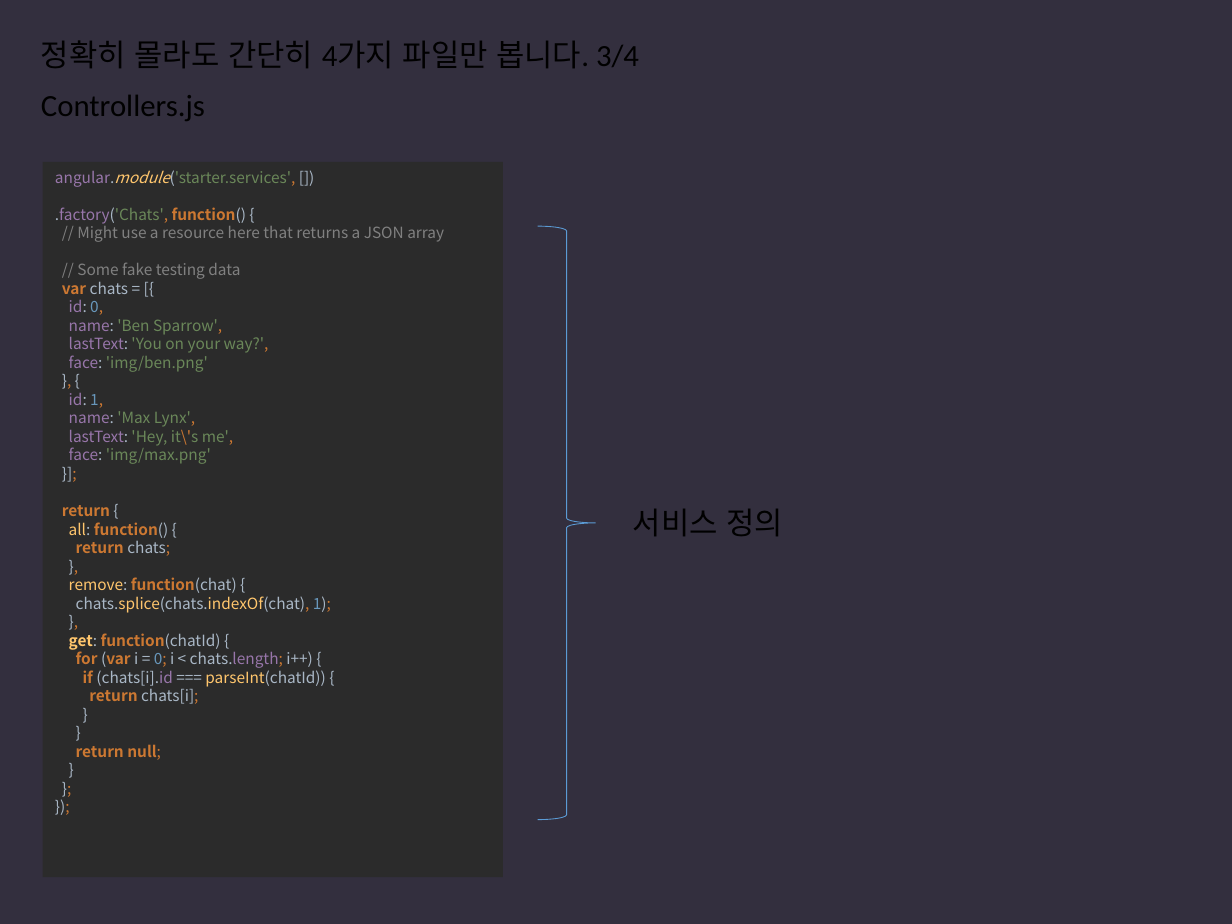
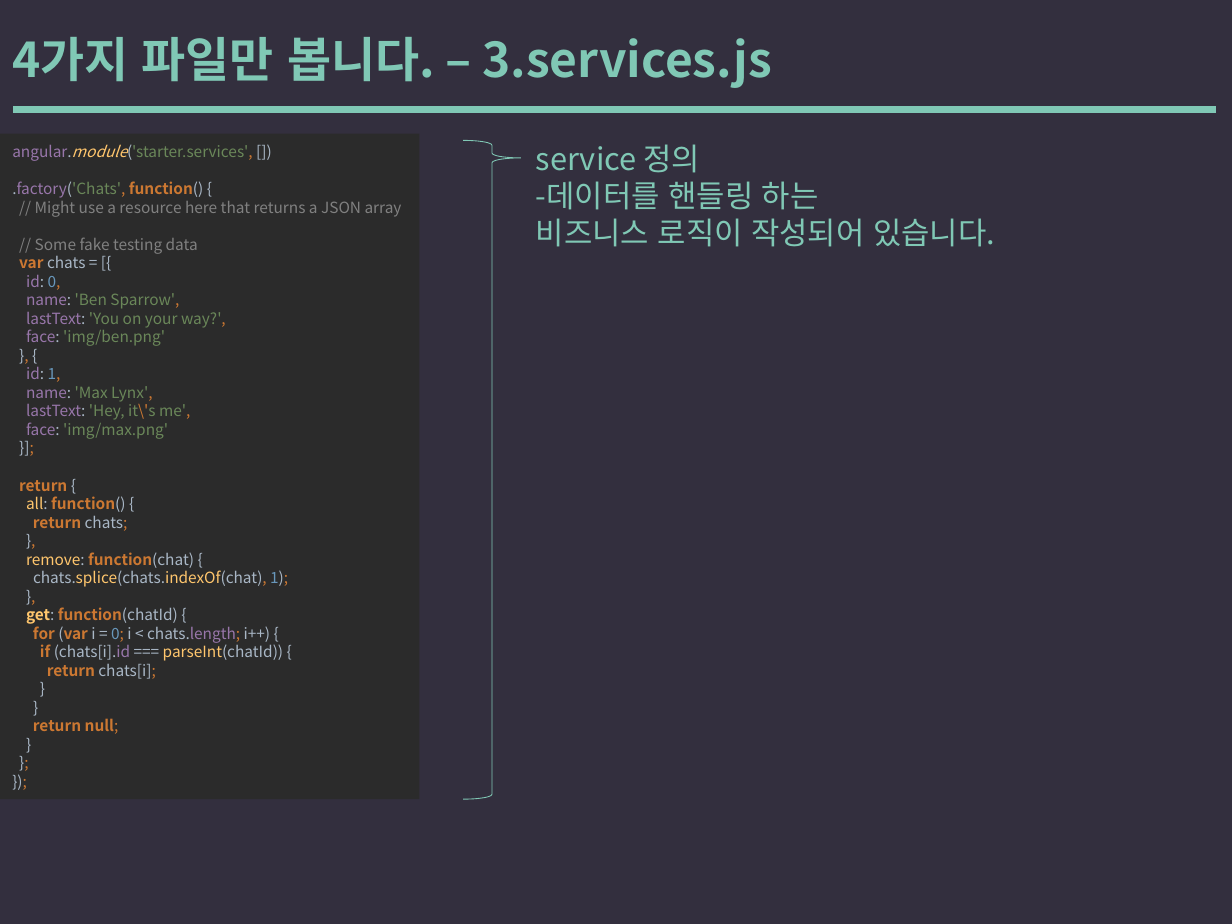
Before and after one commit to yysstory/mozzi, a slide deck: slide 24 of DOCS/1.pptx. Drawn at 1232x924 pixels with LibreOffice and Linux fonts; fonts in the diff are those of the drawing. Boxes give left, top, right and bottom in pixels: in the first picture for what was removed or moved away, otherwise in the second. Text is boxed around its words. In the diff, an @@ line names an element or a change of style, - is before the commit and + after.

```diff
--- a/DOCS/1.pptx
+++ b/DOCS/1.pptx
@@ text at <box>12,37,773,88</box>: text changed; size 18 to 28 pt; font Calibri to Noto Sans CJK KR; text colour #000000 to #80C8B5; bold on @@
-정확히 몰라도 간단히 4가지 파일만 봅니다. 3/4
+4가지 파일만 봅니다. – 3.services.js
@@ line added from (16, 110) to (1212, 110), #80C8B5 4 pt @@
@@ text removed at <box>41,95,205,121</box> @@
-Controllers.js
@@ rectangle "angular.module('starter.services', []) .factory('Chats', fun ...": place and size @@
-rectangle "angular.module('starter.services', []) .factory('Chats', fun ..." at <box>43,161,504,877</box>
+rectangle "angular.module('starter.services', []) .factory('Chats', fun ..." at <box>0,133,419,798</box>
@@ right brace: place and size @@
-right brace at <box>537,227,595,821</box>
+right brace at <box>463,140,521,800</box>
@@ right brace at <box>463,140,521,800</box>: outline #5B9BD5 0.5 pt to #80C8B5 0.5 pt; proportions changed @@
@@ text at <box>536,144,995,247</box>: text changed; font Calibri to Noto Sans CJK KR; text colour #000000 to #80C8B5 @@
-서비스 정의
+service 정의
+-데이터를 핸들링 하는
+비즈니스 로직이 작성되어 있습니다.
```
Also in this commit, not shown: 27 other slides changed.
